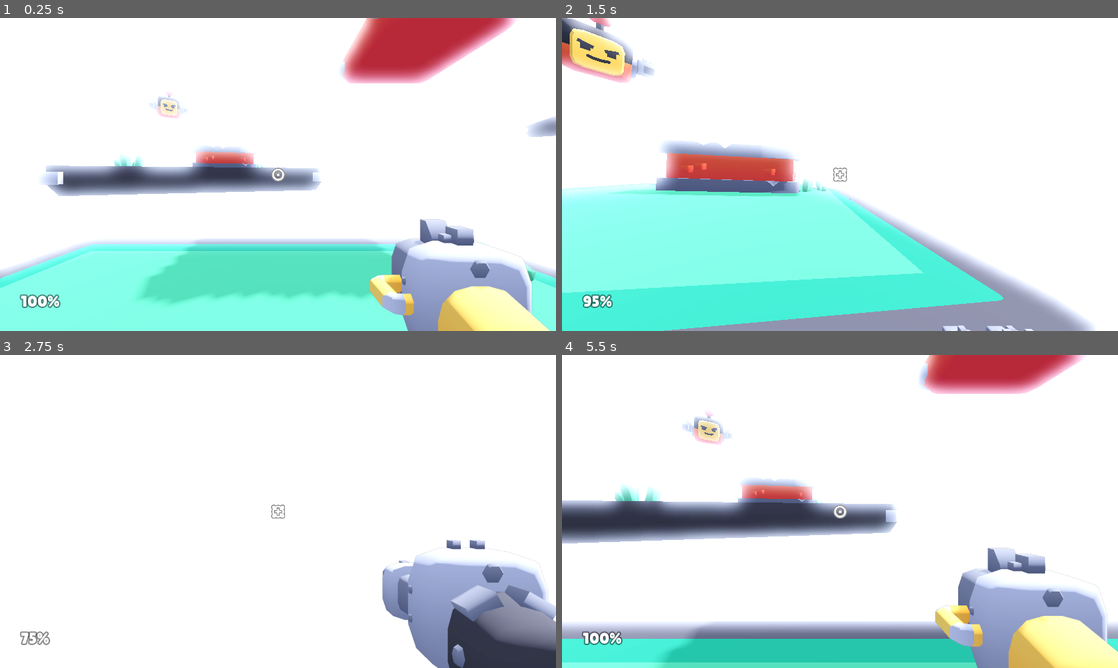
Above: before the commit, frames 1-4 (two rows, left to right).
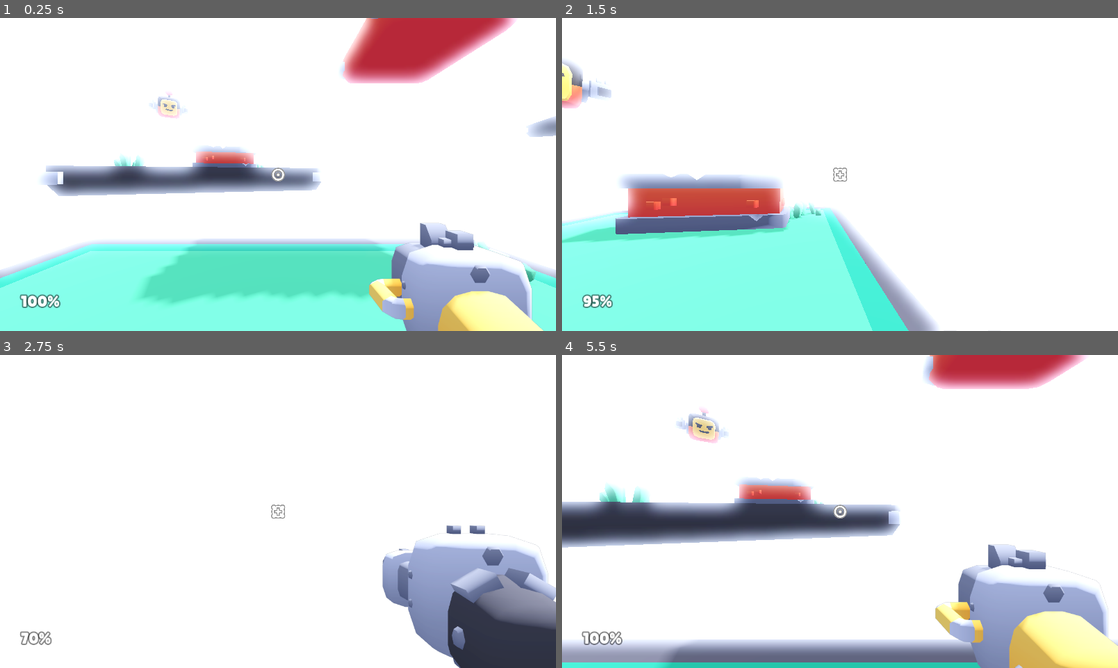
Above: after the commit, the same moments.

Repository: marcospb19/firestone
Game: Godot game, scene res://scenes/main.tscn
Same seed, same stepped clock (60 frames per second), same inputs: the game is played once before the commit and once after it.
Inputs (mouse positions are in pixels of both pictures, inside the frame that each line leads up to):
- Up to frame 1 (0.25 s): no input
- Up to frame 2 (1.5 s): move the mouse to (867, 174) at 0.52 s; hold W (move_forward) from 0.53 s (still down); click (867, 174) at 0.6 s; tap Space (jump) at 0.77 s; move the mouse to (812, 174) at 1.27 s; tap E (weapon_toggle) at 1.35 s
- Up to frame 3 (2.75 s): keep holding W (move_forward); tap Space (jump) at 1.52 s; move the mouse to (289, 505) at 2.02 s; click (289, 505) at 2.1 s
- Up to frame 4 (5.5 s): keep holding W (move_forward); move the mouse to (834, 517) at 2.77 s; tap E (weapon_toggle) at 2.85, 4.35 s; tap Space (jump) at 3.02, 3.77, 4.52 s; move the mouse to (878, 514) at 3.52 s; click (878, 514) at 3.6 s; move the mouse to (795, 508) at 4.27 s; move the mouse to (845, 511) at 5.02 s; click (845, 511) at 5.1 s

The runs differ from the first frame. In frame 1, 2.4% of the frame differs, in the area x 0-100%, y 1-100%; in frame 2, 31%, in the area x 0-96%, y 0-100%; in frame 3, 6.5%; in frame 4, 18%.

Commit message:
fix FPS aim feel

Diff:
--- a/objects/player.gd
+++ b/objects/player.gd
@@ -73,10 +73,10 @@
 
 	# Rotation
 
-	camera.rotation.z = lerp_angle(camera.rotation.z, -input_mouse.x * 25 * delta, delta * 5)
-
-	camera.rotation.x = lerp_angle(camera.rotation.x, rotation_target.x, delta * 25)
-	rotation.y = lerp_angle(rotation.y, rotation_target.y, delta * 25)
+	camera.rotation.z = -input_mouse.x * 25 * delta
+
+	camera.rotation.x = rotation_target.x
+	rotation.y = rotation_target.y
 
 	container.position = lerp(container.position, container_offset - (applied_velocity / 30), delta * 10)
 
--- a/project.godot
+++ b/project.godot
@@ -14,6 +14,7 @@
 config/tags=PackedStringArray("starterkit")
 run/main_scene="res://scenes/main.tscn"
 config/features=PackedStringArray("4.2", "Forward Plus")
+run/max_fps=480
 boot_splash/bg_color=Color(0.92549, 0.92549, 0.960784, 1)
 boot_splash/image="res://splash-screen.png"
 config/icon="res://icon.png"
@@ -22,10 +23,15 @@
 
 Audio="*res://scripts/audio.gd"
 
+[debug]
+
+settings/stdout/print_fps=true
+
 [display]
 
 window/size/viewport_width=1280
 window/size/viewport_height=720
+window/vsync/vsync_mode=0
 
 [editor]
 
@@ -107,6 +113,12 @@
 ]
 }
 
+[physics]
+
+common/physics_ticks_per_second=480
+common/max_physics_steps_per_frame=4
+common/physics_jitter_fix=0.0
+
 [rendering]
 
 anti_aliasing/quality/screen_space_aa=1
